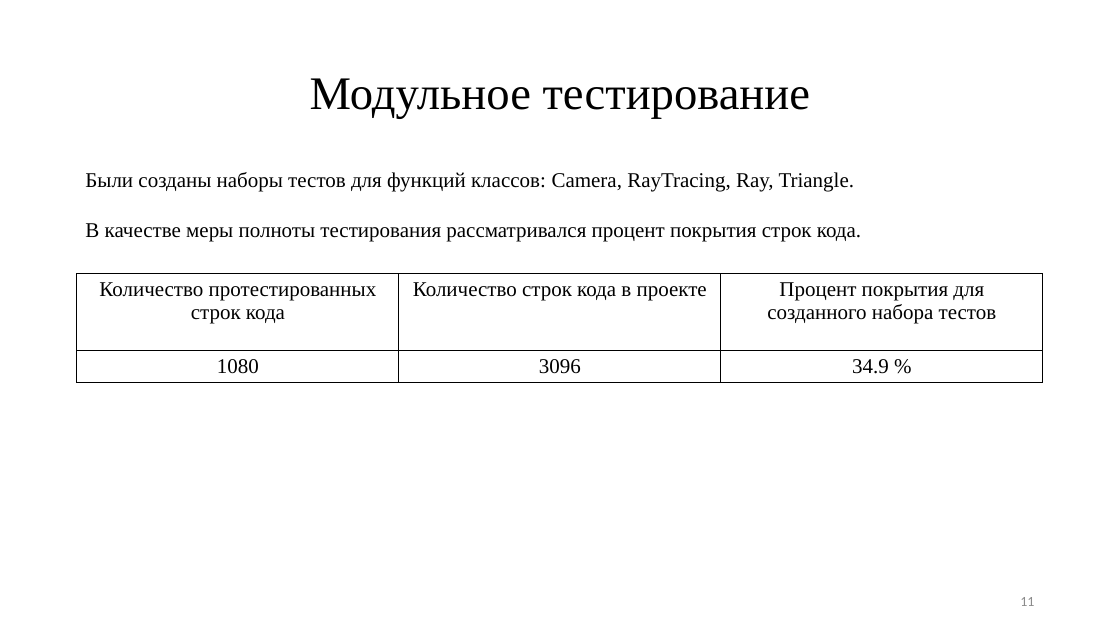
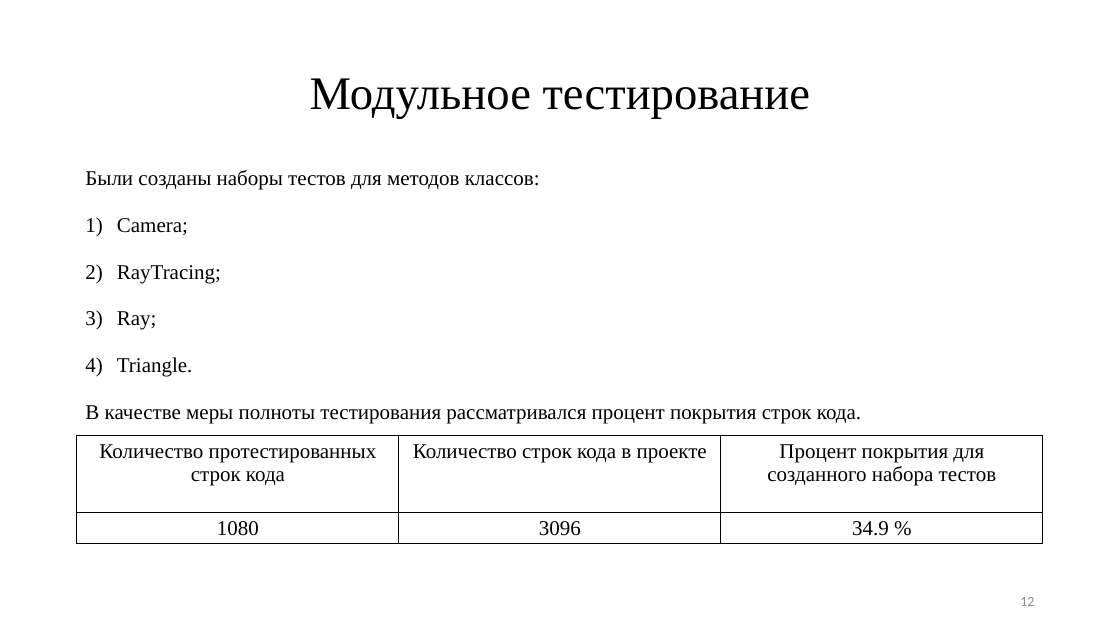
Before and after one commit to CakeForKit/cg_cp_info, a slide deck: slide 12 of ИУ7-52Б-Пермякова-Екатерина-Презентация-КГ.pptx (slide 11 before the commit). Drawn at 1120x630 pixels with LibreOffice and Linux fonts; fonts in the diff are those of the drawing. Boxes give left, top, right and bottom in pixels: in the first picture for what was removed or moved away, otherwise in the second. Text is boxed around its words. In the diff, an @@ line names an element or a change of style, - is before the commit and + after.

```diff
--- a/ИУ7-52Б-Пермякова-Екатерина-Презентация-КГ.pptx
+++ b/ИУ7-52Б-Пермякова-Екатерина-Презентация-КГ.pptx
@@ text at [85, 170, 540, 377]: text changed @@
-Были созданы наборы тестов для функций классов: Camera, RayTracing, Ray, Triangle.
+Были созданы наборы тестов для методов классов:
+1) Camera;
+2) RayTracing;
+3) Ray;
+4) Triangle.
@@ text at [85, 405, 861, 424]: line spacing 1.5 to 1.4 @@
@@ table: place and size @@
-table at [77, 274, 1043, 385]
+table at [77, 435, 1043, 546]
@@ page number at [1020, 597, 1034, 606]: text changed @@
-11
+12
```
Also in this commit, not shown: 3 other slides changed, 3 slides added, 2 slides removed, 12 other files.
